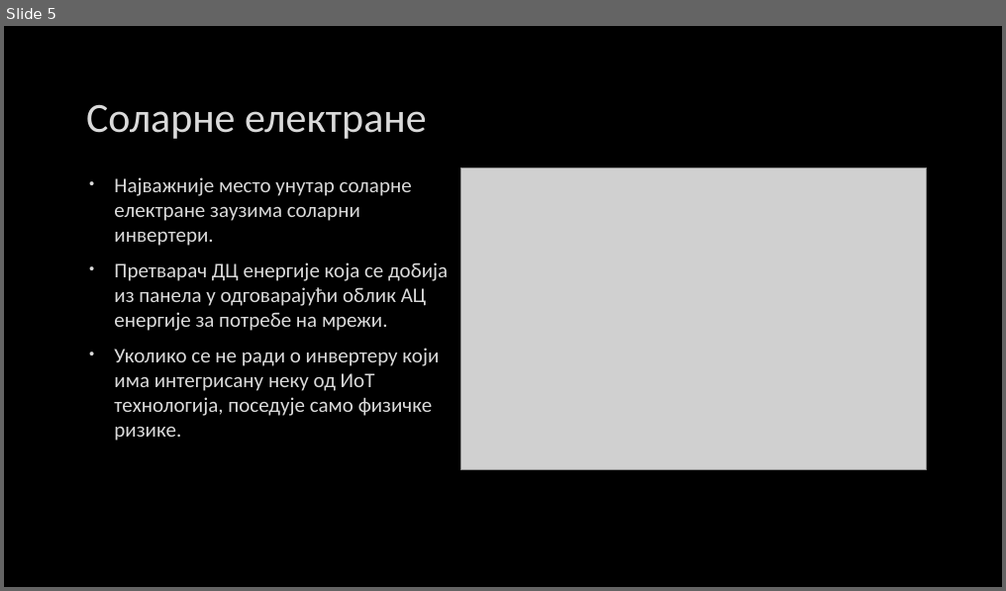
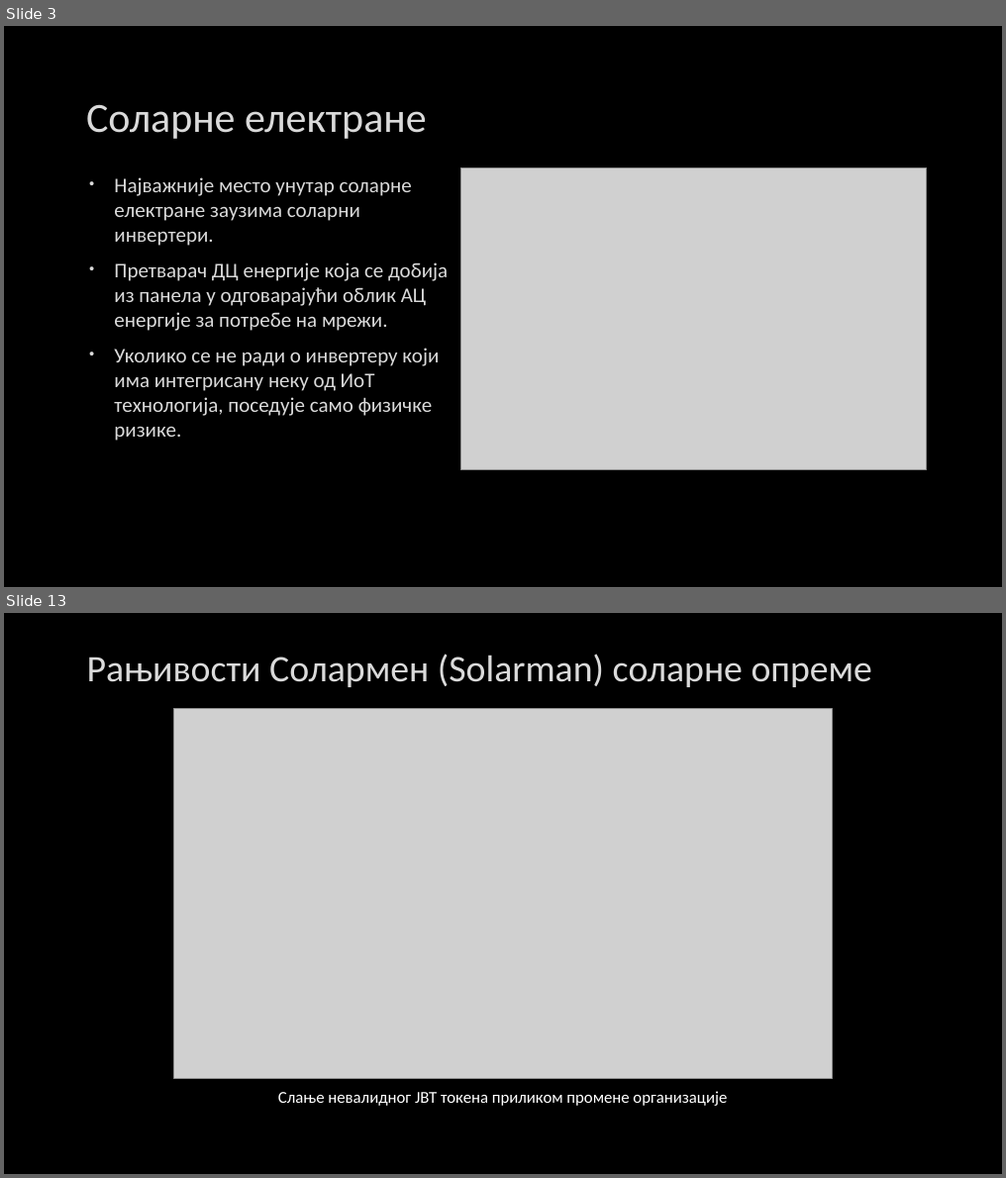
Before and after one commit to Vukasin211/Diplomski-rad, a slide deck: Сајбер безбедност соларних инвертера.pptx. Shown one above the other, each under a label of ours: slide 5 before the commit, slides 3 and 13 after it; the slides between them are not shown. The pictures are 1006x591 and 1006x1178 pixels, drawn with LibreOffice and Linux fonts; fonts in the diff are those of the drawing; grey boxes stand for pictures; background and template pictures are left out. Boxes give left, top, right and bottom in pixels: in the first picture for what was removed or moved away, otherwise in the second. Text is boxed around its words. In the diff, an @@ line names an element or a change of style, - is before the commit and + after.

```diff
--- a/Сајбер безбедност соларних инвертера.pptx
+++ b/Сајбер безбедност соларних инвертера.pptx
@@ slide 13 added at (4,613,1002,1174), background picture (left out) @@
@@ title added at (87,654,872,687), 36 pt, text #DADADA @@
+Рањивости Солармен (Solarman) соларне опреме
@@ picture added at (174,709,832,1078) @@
@@ text added at (278,1091,727,1106), 16 pt, text #FFFFFF @@
+Слање невалидног ЈВТ токена приликом промене организације
@@ what was slide 5 is now slide 3 @@
```
Also in this commit, not shown: 4 slides changed, 20 other slides added, 10 slides removed, 20 other files.
